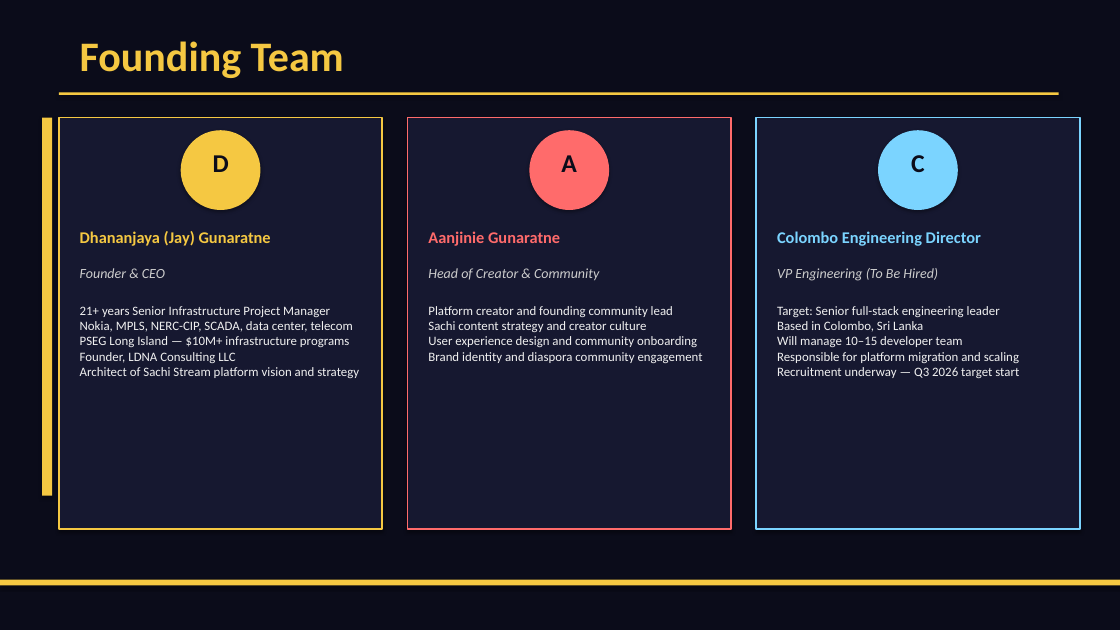
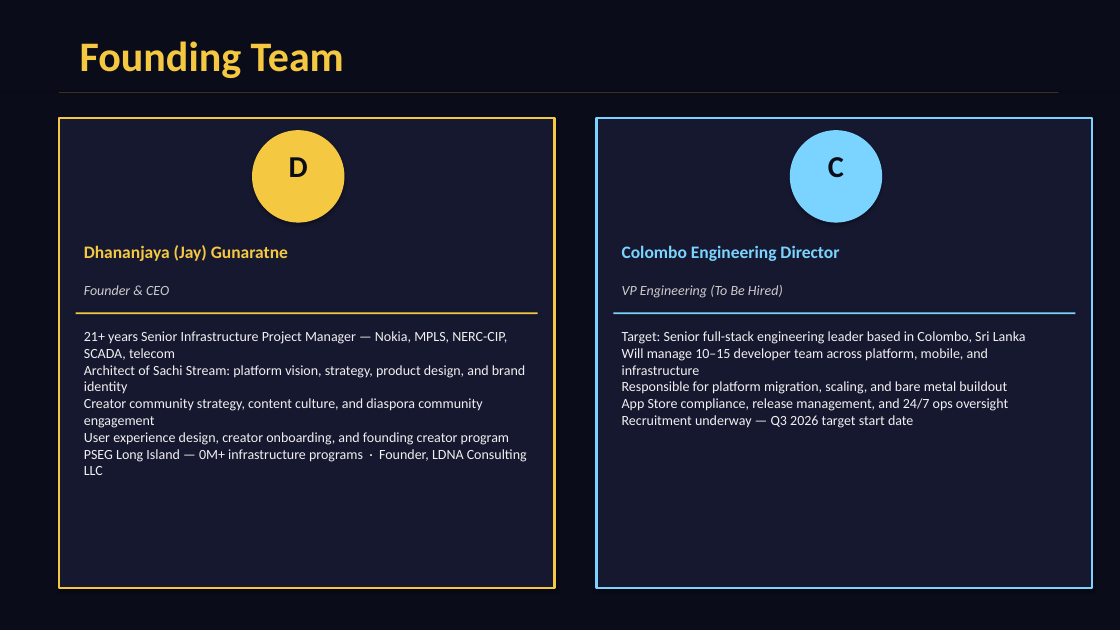
Before and after one commit to djaygnz27/athavid-android, a slide deck: slide 13 of Sachi_Stream_Investor_Deck_Seed_Round_May2026.pptx. Drawn at 1120x630 pixels with LibreOffice and Linux fonts; fonts in the diff are those of the drawing. Boxes give left, top, right and bottom in pixels: in the first picture for what was removed or moved away, otherwise in the second. Text is boxed around its words. In the diff, an @@ line names an element or a change of style, - is before the commit and + after.

```diff
--- a/Sachi_Stream_Investor_Deck_Seed_Round_May2026.pptx
+++ b/Sachi_Stream_Investor_Deck_Seed_Round_May2026.pptx
@@ rectangle added at [0,92,1120,630], fill #0B0C1A @@
@@ rectangle added at [59,118,555,588], fill #161830, outline #F5C842 1.8 pt @@
@@ rectangle added at [597,118,1092,588], fill #161830, outline #7BD4FF 1.8 pt @@
@@ ellipse added at [252,130,344,223], fill #F5C842 @@
@@ text "D": place and size @@
-text "D" at [213,155,229,172]
+text "D" at [289,157,308,177]
@@ text "D" at [289,157,308,177]: size 22 to 26 pt @@
@@ ellipse added at [790,130,882,223], fill #7BD4FF @@
@@ text "C" at [828,157,844,177]: size 22 to 26 pt @@
@@ text "C": place and size @@
-text "C" at [911,155,925,172]
+text "C" at [828,157,844,177]
@@ text removed at [561,155,577,172] @@
-A
@@ text "Dhananjaya (Jay) Gunaratne" at [84,245,288,261]: size 14 to 15 pt @@
@@ text "Dhananjaya (Jay) Gunaratne": place and size @@
-text "Dhananjaya (Jay) Gunaratne" at [80,231,271,246]
+text "Dhananjaya (Jay) Gunaratne" at [84,245,288,261]
@@ text removed at [428,231,560,246] @@
-Aanjinie Gunaratne
@@ text "Colombo Engineering Director": place and size @@
-text "Colombo Engineering Director" at [777,231,981,246]
+text "Colombo Engineering Director" at [622,245,839,261]
@@ text "Colombo Engineering Director" at [622,245,839,261]: size 14 to 15 pt @@
@@ text removed at [428,268,599,281] @@
-Head of Creator & Community
@@ text "Founder & CEO": place and size @@
-text "Founder & CEO" at [80,268,165,278]
+text "Founder & CEO" at [84,285,169,295]
@@ text "VP Engineering (To Be Hired)": place and size @@
-text "VP Engineering (To Be Hired)" at [777,268,938,281]
+text "VP Engineering (To Be Hired)" at [622,285,783,298]
@@ rectangle added at [76,313,538,314], fill #F5C842 @@
@@ text removed at [428,306,703,363] @@
-Platform creator and founding community lead
-Sachi content strategy and creator culture
-User experience design and community onboarding
-Brand identity and diaspora community engagement
@@ rectangle added at [613,313,1075,314], fill #7BD4FF @@
@@ text at [84,331,527,475]: text changed; size 11 to 12 pt @@
-21+ years Senior Infrastructure Project Manager
-Nokia, MPLS, NERC-CIP, SCADA, data center, telecom
-PSEG Long Island — $10M+ infrastructure programs
-Founder, LDNA Consulting LLC
-Architect of Sachi Stream platform vision and strategy
+21+ years Senior Infrastructure Project Manager — Nokia, MPLS, NERC-CIP, SCADA, telecom
+Architect of Sachi Stream: platform vision, strategy, product design, and brand identity
+Creator community strategy, content culture, and diaspora community engagement
+User experience design, creator onboarding, and founding creator program
+PSEG Long Island — 0M+ infrastructure programs · Founder, LDNA Consulting LLC
@@ text at [622,331,1026,428]: text changed; size 11 to 12 pt @@
-Target: Senior full-stack engineering leader
-Based in Colombo, Sri Lanka
-Will manage 10–15 developer team
-Responsible for platform migration and scaling
-Recruitment underway — Q3 2026 target start
+Target: Senior full-stack engineering leader based in Colombo, Sri Lanka
+Will manage 10–15 developer team across platform, mobile, and infrastructure
+Responsible for platform migration, scaling, and bare metal buildout
+App Store compliance, release management, and 24/7 ops oversight
+Recruitment underway — Q3 2026 target start date
```
Also in this commit, not shown: 1 other file.
